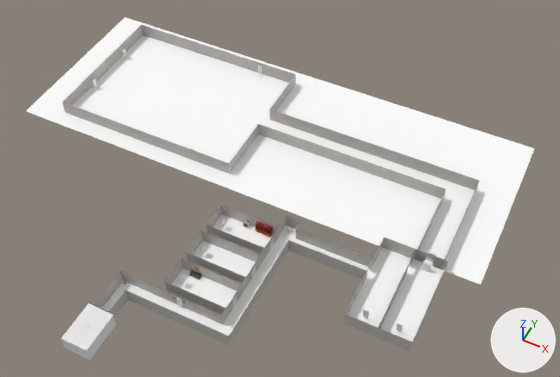
Two versions of the glTF model assets/levels/level_2.glb, one commit apart.
Before and after are seen from a 50 mm camera at (117.0, -93.0, 225.0) aimed at (29.0, 83.0, 6.0). The axes (+X, +Y, +Z) are drawn at lower right. The lights are the same throughout. The older version comes first. Where no turn or scale is listed for an object, it has been applied to the vertices.
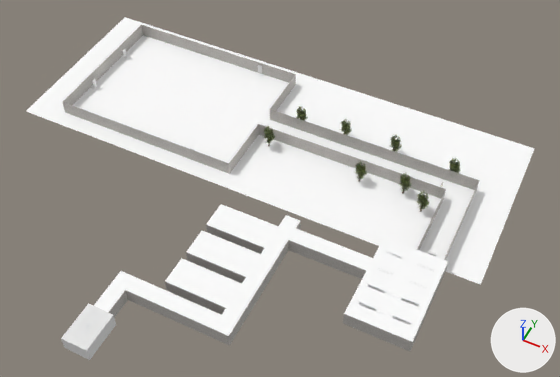
Where the newer file only moved an object's origin or applied its transform, the numbers keep the older frame.

Changed parts and their boxes [x1, y1, x2, y2] in the pictures (560 x 377 px):
'Plane.064', added: after [378, 249, 448, 342]
'Plane.067', added: after [344, 237, 415, 328]
'Plane.078', added: after [222, 215, 300, 322]
'Plane.076', added: after [165, 258, 242, 308]
'Plane.079', added: after [126, 277, 237, 336]
'Plane.075', added: after [186, 231, 261, 277]
'Plane.074', added: after [206, 204, 279, 248]
'Plane.077', added: after [289, 229, 373, 271]
'starting_coridor_floor.001', added: after [94, 271, 135, 312]
'Tree_0.004', added: after [416, 190, 429, 212]
'Tree_0.005', added: after [399, 172, 411, 194]
'Tree_0.006', added: after [355, 161, 367, 182]
'Tree_0.007', added: after [262, 126, 275, 147]
'Tree_0.001', added: after [389, 134, 401, 152]
'Tree_0.003', added: after [449, 158, 461, 176]
'Tree_0.002', added: after [339, 119, 352, 135]
'Tree_0.008', added: after [296, 106, 307, 121]
'Plane.053', unchanged, covered by the edit: before [380, 259, 444, 342]
'Plane.046', unchanged, covered by the edit: before [348, 247, 411, 328]
'Plane.004', unchanged, covered by the edit: before [223, 226, 296, 329]
'Plane.026', unchanged, covered by the edit: before [172, 268, 237, 308]

Diff of the bpy script that builds the scene:
```diff
--- a/assets/levels/level_2.glb.py
+++ b/assets/levels/level_2.glb.py
@@ ob_starting_coridor_floor_001 @@
+ob_starting_coridor_floor_001 = bpy.data.objects.new('starting_coridor_floor.001', me_mesh_30_001)  # 119 vertices, 192 faces; spans x -3.0..3.0, y 7.5..23.5, z 6.0; in mat_material_28_001 (white #ffffff)
+ob_starting_coridor_floor_001.location = (0.0, 0.0, 0.0)
@@ ob_plane_079 @@
+ob_plane_079 = bpy.data.objects.new('Plane.079', me_mesh_33_011)  # 287 vertices, 480 faces; spans x 3.0..43.0, y 17.5..23.5, z 6.0; in mat_material_31_011 (white #ffffff)
+ob_plane_079.location = (0.0, 0.0, 0.0)
@@ ob_plane_078 @@
+ob_plane_078 = bpy.data.objects.new('Plane.078', me_mesh_35_003)  # 315 vertices, 528 faces; spans x 37.0..43.0, y 23.5..71.5, z 6.0; in mat_material_33_003 (white #ffffff)
+ob_plane_078.location = (0.0, 0.0, 0.0)
@@ ob_plane_077 @@
+ob_plane_077 = bpy.data.objects.new('Plane.077', me_mesh_35_002)  # 315 vertices, 528 faces; spans x 43.0..73.0, y 61.5..67.5, z 6.0; in mat_material_33_002 (white #ffffff)
+ob_plane_077.location = (0.0, 0.0, 0.0)
@@ ob_plane_076 @@
+ob_plane_076 = bpy.data.objects.new('Plane.076', me_mesh_33_010)  # 287 vertices, 480 faces; spans x 13.0..37.0, y 26.5..37.5, z 6.0; in mat_material_31_010 (white #ffffff)
+ob_plane_076.location = (0.0, 0.0, 0.0)
@@ ob_plane_075 @@
+ob_plane_075 = bpy.data.objects.new('Plane.075', me_mesh_33_009)  # 287 vertices, 480 faces; spans x 13.0..37.0, y 40.5..51.5, z 6.0; in mat_material_31_009 (white #ffffff)
+ob_plane_075.location = (0.0, 0.0, 0.0)
@@ ob_plane_074 @@
+ob_plane_074 = bpy.data.objects.new('Plane.074', me_mesh_33_008)  # 287 vertices, 480 faces; spans x 13.0..37.0, y 54.5..65.5, z 6.0; in mat_material_31_008 (white #ffffff)
+ob_plane_074.location = (0.0, 0.0, 0.0)
@@ ob_plane_067 @@
+ob_plane_067 = bpy.data.objects.new('Plane.067', me_mesh_33_007)  # 287 vertices, 480 faces; spans x 73.0..85.0, y 42.0..78.0, z 6.0; in mat_material_31_007 (white #ffffff)
+ob_plane_067.location = (0.0, 0.0, 0.0)
@@ ob_plane_064 @@
+ob_plane_064 = bpy.data.objects.new('Plane.064', me_mesh_33_006)  # 287 vertices, 480 faces; spans x 85.0..97.0, y 42.0..78.0, z 6.0; in mat_material_31_006 (white #ffffff)
+ob_plane_064.location = (0.0, 0.0, 0.0)
@@ ob_tree_0_007 @@
+ob_tree_0_007 = bpy.data.objects.new('Tree_0.007', me_tree_0_007)  # 413 vertices, 522 faces; spans x -3.01..3.84, y -3.83..3.63, z -0.28..10.79; in mat_barkdecidious (picture img_barkdecidious), mat_branches (picture img_branches)
+ob_tree_0_007.location = (12.3, 105.9, 0.4)
@@ ob_tree_0_006 @@
+ob_tree_0_006 = bpy.data.objects.new('Tree_0.006', me_tree_0_007.copy())
+ob_tree_0_006.location = (52.9, 104.3, 0.3)
@@ ob_tree_0_005 @@
+ob_tree_0_005 = bpy.data.objects.new('Tree_0.005', me_tree_0_007.copy())
+ob_tree_0_005.location = (70.4, 106.2, 0.3)
@@ ob_tree_0_004 @@
+ob_tree_0_004 = bpy.data.objects.new('Tree_0.004', me_tree_0_007.copy())
+ob_tree_0_004.location = (79.5, 100.7, 0.3)
@@ ob_tree_0_003 @@
+ob_tree_0_003 = bpy.data.objects.new('Tree_0.003', me_tree_0_007.copy())
+ob_tree_0_003.location = (84.7, 122.3, 0.3)
@@ ob_tree_0_002 @@
+ob_tree_0_002 = bpy.data.objects.new('Tree_0.002', me_tree_0_007.copy())
+ob_tree_0_002.location = (38.3, 123.7, 0.3)
@@ ob_tree_0_001 @@
+ob_tree_0_001 = bpy.data.objects.new('Tree_0.001', me_tree_0_007.copy())
+ob_tree_0_001.location = (59.7, 124.1, 0.3)
@@ ob_tree_0_008 @@
+ob_tree_0_008 = bpy.data.objects.new('Tree_0.008', me_tree_0_007.copy())
+ob_tree_0_008.location = (19.0, 122.3, 0.3)
```
